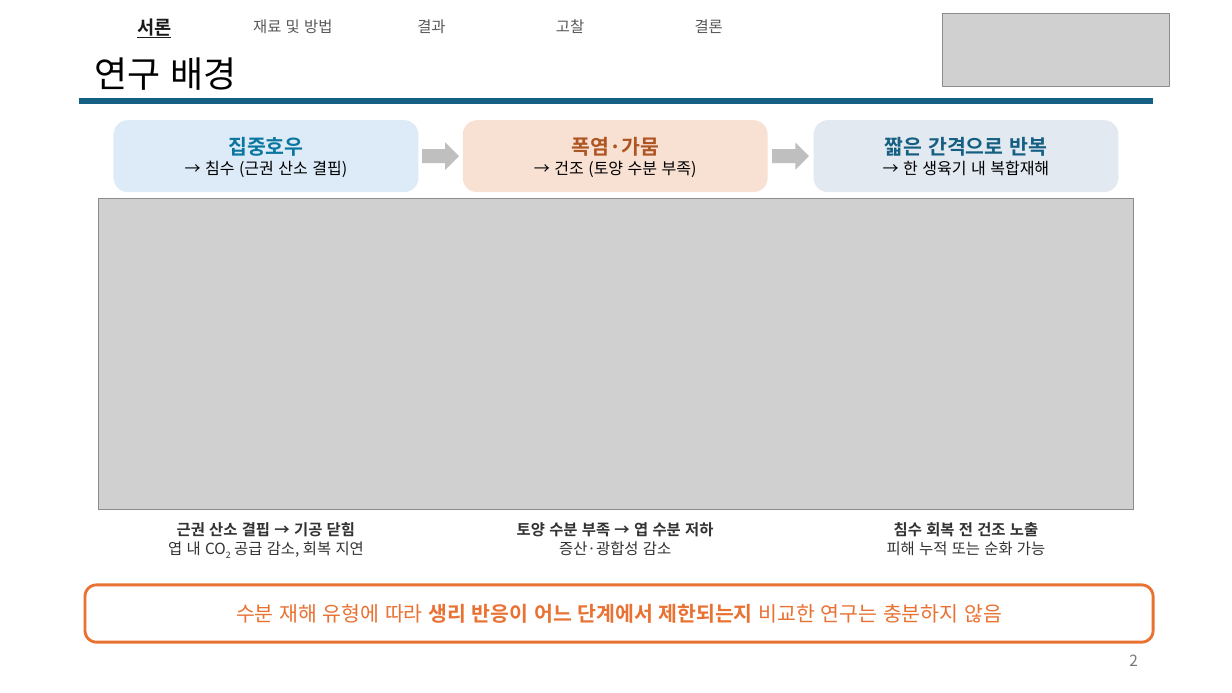
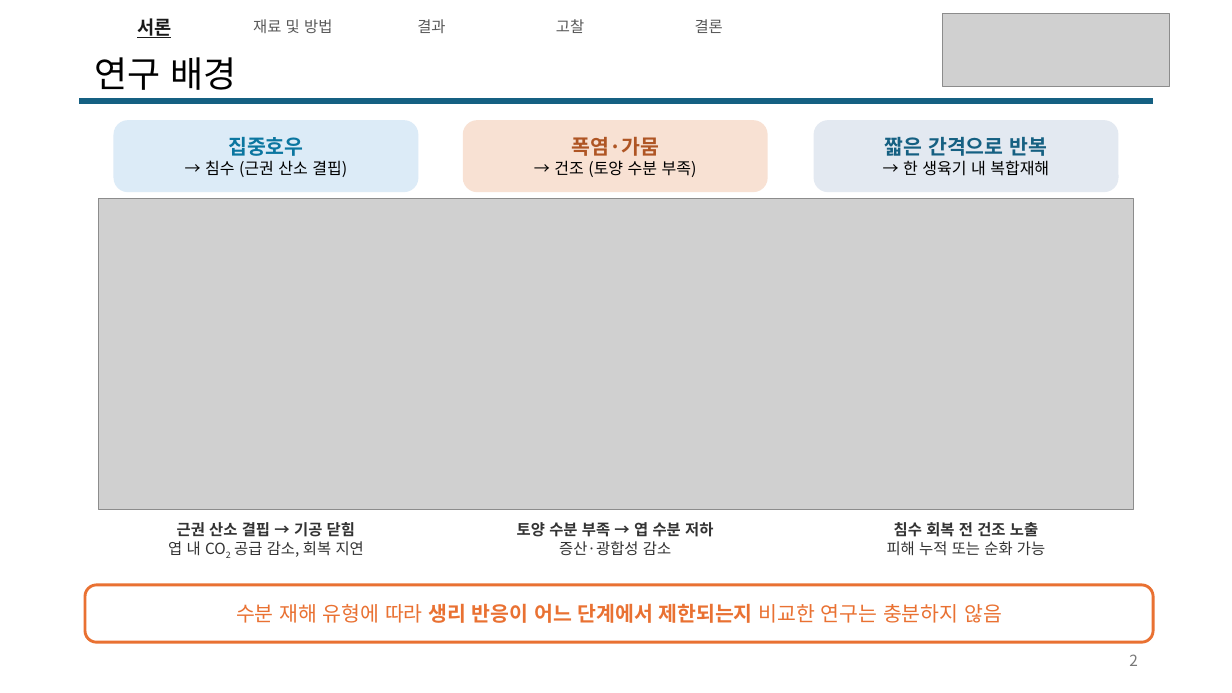
Before and after one commit to YunJM20/-, a slide deck: slide 2 of 구두발표_콩vs로메인상추_v8.pptx. Drawn at 1232x693 pixels with LibreOffice and Linux fonts; fonts in the diff are those of the drawing; grey boxes stand for pictures. Boxes give left, top, right and bottom in pixels: in the first picture for what was removed or moved away, otherwise in the second. Text is boxed around its words. In the diff, an @@ line names an element or a change of style, - is before the commit and + after.

```diff
--- a/구두발표_콩vs로메인상추_v8.pptx
+++ b/구두발표_콩vs로메인상추_v8.pptx
@@ right arrow removed at bbox=[422, 142, 459, 170] @@
@@ right arrow removed at bbox=[773, 142, 810, 170] @@
```
Also in this commit, not shown: 14 other slides changed.
